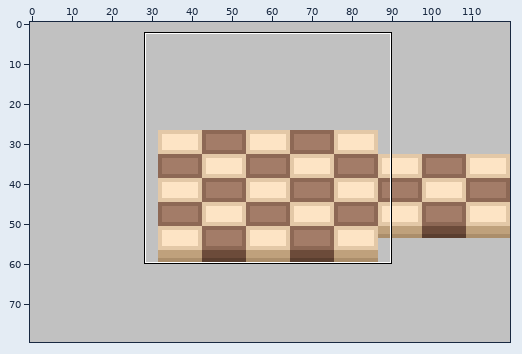
File history of a pixel-art file, concepts/overworld.ase. Above: a wide view before the commit, with the close-up outlined.
Close-up. As it was:
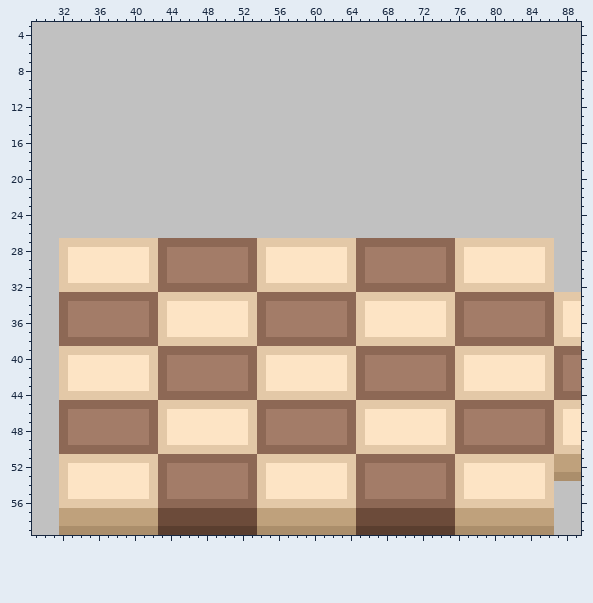
120x80 pixels, 1 frame. Shown: x 29..89, y 3..59.
Now the later version:
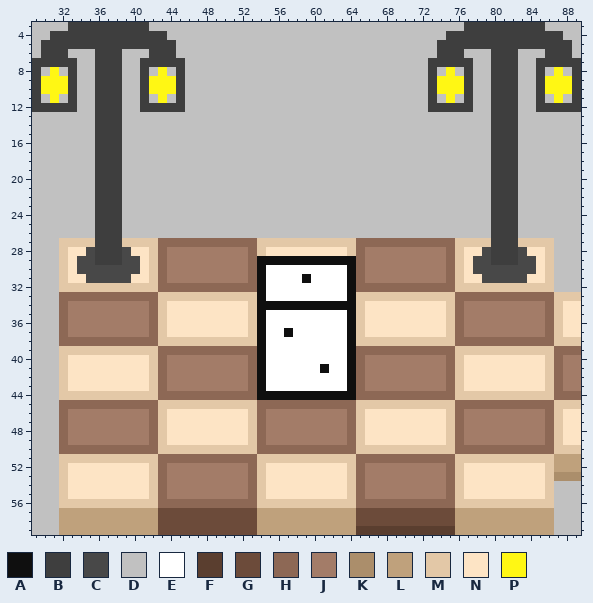
Palette (. is transparent): A #0f0f0f  B #3e3e3e  C #484848  D #c1c1c1  E #ffffff  F #5a3e2f  G #6c4b3a  H #8d6855  J #a37c68  K #ab8e6b  L #bfa17c  M #e3c8a7  N #fde4c5  P #fff714
What changed:
layer "Layer 2" now shown
layer "Layer 3" now shown
Changed rows in their new state; - is an unchanged pixel.
Layers "Layer 3", "Layer 2", "Layer 1":
first column x 29:
 3 ----BBBBBBBBB-----------------------------------BBBBBBBBB----
 4 --BBBBBBBBBBBBB-------------------------------BBBBBBBBBBBBB--
 5 -BBBBBBBBBBBBBBB-----------------------------BBBBBBBBBBBBBBB-
 6 -BBB---BBB---BBB-----------------------------BBB---BBB---BBB-
 7 BBBBB--BBB--BBBBB---------------------------BBBBB--BBB--BBBBB
 8 B-P-B--BBB--B-P-B---------------------------B-P-B--BBB--B-P-B
 9 BPPPB--BBB--BPPPB---------------------------BPPPB--BBB--BPPPB
10 BPPPB--BBB--BPPPB---------------------------BPPPB--BBB--BPPPB
11 B-P-B--BBB--B-P-B---------------------------B-P-B--BBB--B-P-B
12 BBBBB--BBB--BBBBB---------------------------BBBBB--BBB--BBBBB
13 -------BBB-----------------------------------------BBB-------
14 -------BBB-----------------------------------------BBB-------
15 -------BBB-----------------------------------------BBB-------
16 -------BBB-----------------------------------------BBB-------
17 -------BBB-----------------------------------------BBB-------
18 -------BBB-----------------------------------------BBB-------
19 -------BBB-----------------------------------------BBB-------
20 -------BBB-----------------------------------------BBB-------
21 -------BBB-----------------------------------------BBB-------
22 -------BBB-----------------------------------------BBB-------
23 -------BBB-----------------------------------------BBB-------
24 -------BBB-----------------------------------------BBB-------
25 -------BBB-----------------------------------------BBB-------
26 -------BBB-----------------------------------------BBB-------
27 -------BBB-----------------------------------------BBB-------
28 ------CBBBC---------------------------------------CBBBC------
29 -----CCBBBCC-------------AAAAAAAAAAA-------------CCBBBCC-----
30 -----CCCCCCC-------------AEEEEEEEEEA-------------CCCCCCC-----
31 ------CCCCC--------------AEEEEAEEEEA--------------CCCCC------
32 -------------------------AEEEEEEEEEA-------------------------
33 -------------------------AEEEEEEEEEA-------------------------
34 -------------------------AAAAAAAAAAA-------------------------
35 -------------------------AEEEEEEEEEA-------------------------
36 -------------------------AEEEEEEEEEA-------------------------
37 -------------------------AEEAEEEEEEA-------------------------
38 -------------------------AEEEEEEEEEA-------------------------
39 -------------------------AEEEEEEEEEA-------------------------
40 -------------------------AEEEEEEEEEA-------------------------
41 -------------------------AEEEEEEAEEA-------------------------
42 -------------------------AEEEEEEEEEA-------------------------
43 -------------------------AEEEEEEEEEA-------------------------
44 -------------------------AAAAAAAAAAA-------------------------
first column x 32:
59 LLLLLLLLLLLGGGGGGGGGGGLLLLLLLLLLL-----------LLLLLLLLLLL
